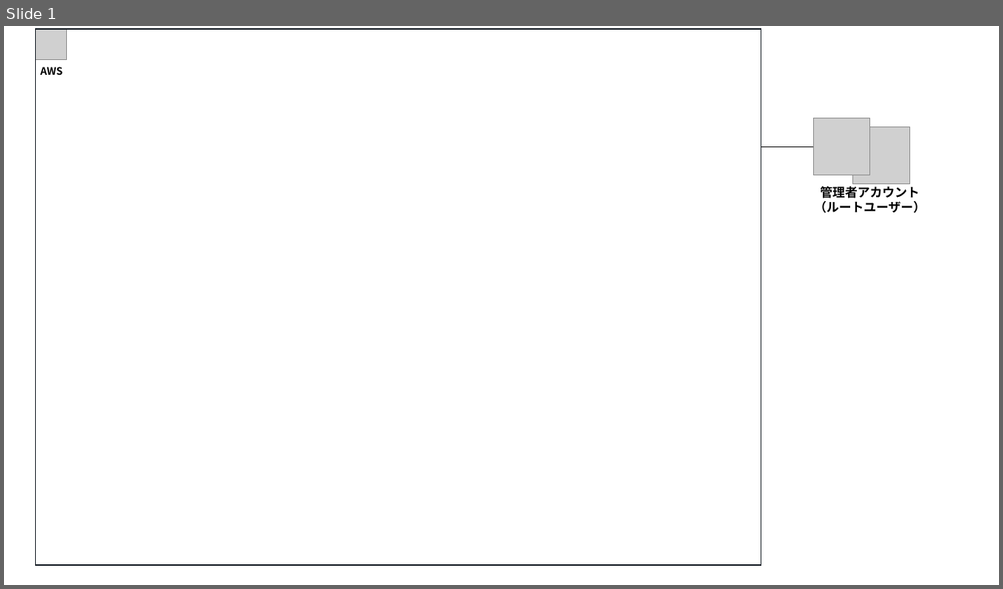
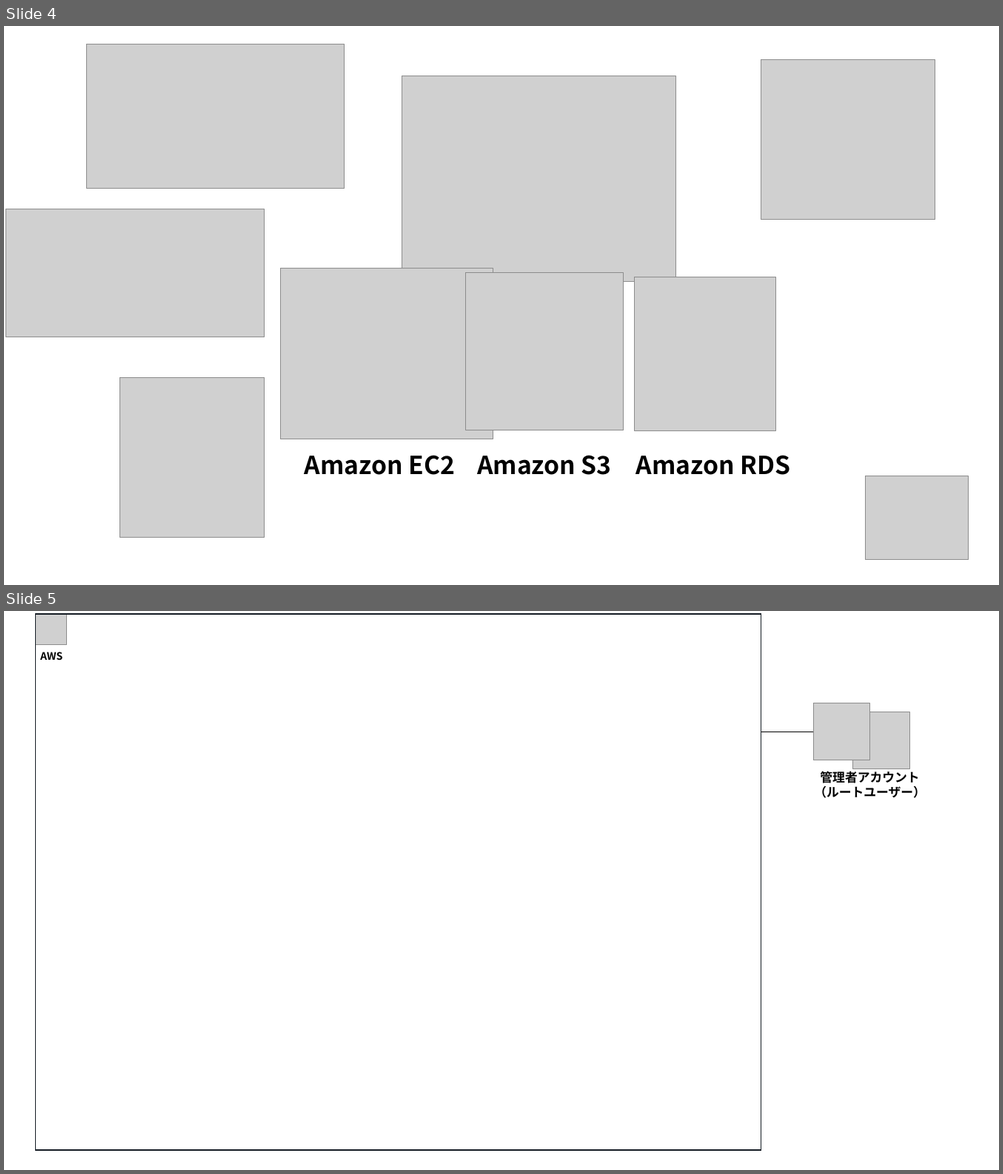
Before and after one commit to Mutsumix/aws-workshop, a slide deck: Day1/AWS-Architecture.pptx. Shown one above the other, each under a label of ours: slide 1 before the commit, slides 4 and 5 after it. The pictures are 1003x589 and 1003x1174 pixels, drawn with LibreOffice and Linux fonts; fonts in the diff are those of the drawing; grey boxes stand for pictures. Boxes give left, top, right and bottom in pixels: in the first picture for what was removed or moved away, otherwise in the second. Text is boxed around its words. In the diff, an @@ line names an element or a change of style, - is before the commit and + after.

```diff
--- a/Day1/AWS-Architecture.pptx
+++ b/Day1/AWS-Architecture.pptx
@@ slide 4 added at (x1=4, y1=26, x2=999, y2=585), background #FFFFFF @@
@@ picture added at (x1=87, y1=44, x2=344, y2=189) @@
@@ picture added at (x1=760, y1=59, x2=934, y2=219) @@
@@ picture added at (x1=401, y1=76, x2=675, y2=281) @@
@@ picture added at (x1=6, y1=209, x2=264, y2=336) @@
@@ picture added at (x1=281, y1=269, x2=492, y2=440) @@
@@ picture added at (x1=465, y1=273, x2=623, y2=430) @@
@@ picture added at (x1=634, y1=277, x2=776, y2=430) @@
@@ picture added at (x1=119, y1=378, x2=264, y2=538) @@
@@ text added at (x1=304, y1=455, x2=455, y2=475), 24 pt, text #000000, bold @@
+Amazon EC2
@@ text added at (x1=477, y1=455, x2=612, y2=475), 24 pt, text #000000, bold @@
+Amazon S3
@@ text added at (x1=636, y1=455, x2=791, y2=475), 24 pt, text #000000, bold @@
+Amazon RDS
@@ picture added at (x1=866, y1=477, x2=969, y2=560) @@
@@ what was slide 1 is now slide 5 @@
```
Also in this commit, not shown: 3 slides changed, 9 other slides added.
